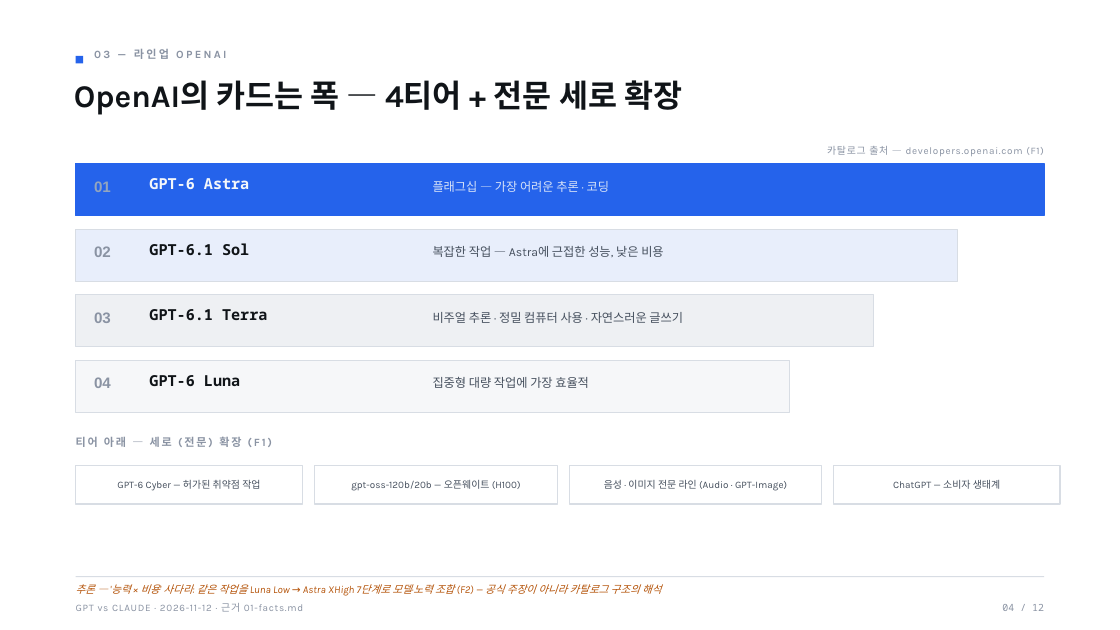
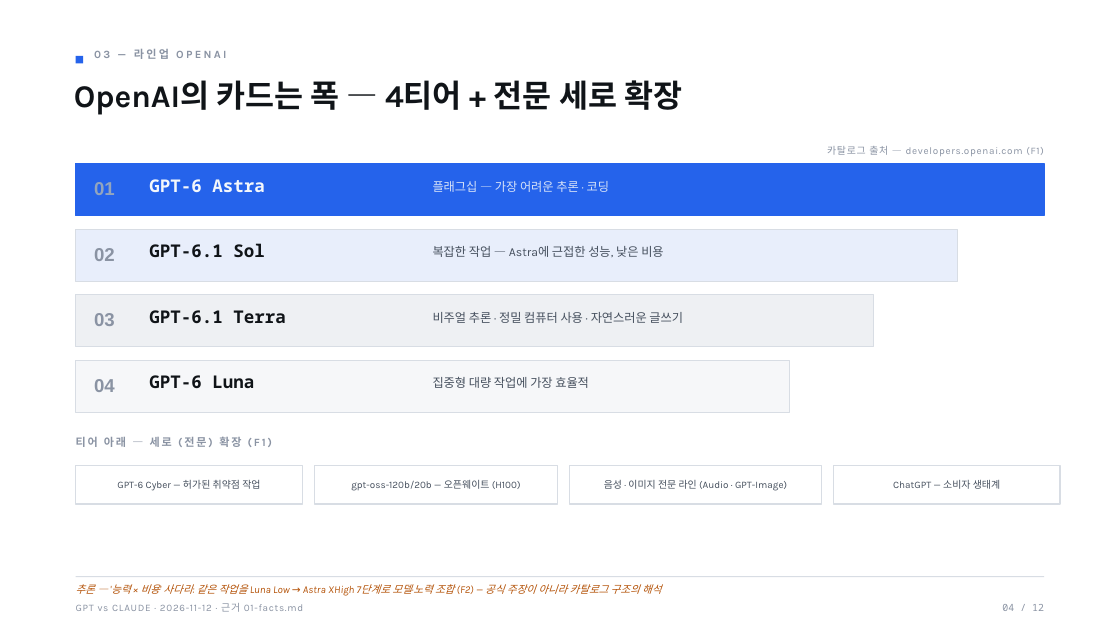
Before and after one commit to yjj3019/AI-Harness, a slide deck: slide 4 of docs/practice/ai-model-competition-2026-11-12/03-deck.pptx. Drawn at 1120x630 pixels with LibreOffice and Linux fonts; fonts in the diff are those of the drawing. Boxes give left, top, right and bottom in pixels: in the first picture for what was removed or moved away, otherwise in the second. Text is boxed around its words. In the diff, an @@ line names an element or a change of style, - is before the commit and + after.

Commit message:
docs(practice): deck v5 — design-system deep pass (dark act slide, modular type scale, gridlines, hero column)
External design research (MIT, ideas-only): slidevjs/themes seriph+bricks tokens (modular type scale, statement=60px, kicker rules), reveal.js black theme (dark act structure). Applied: S6 dark act (light/dark 3-act rhythm), S2 statement 32pt two-line, S4/S5/S9/S10/S11 type bumps, S7 Swiss gridlines at ticks, S8 Fable hero column, dark-only tokens (BLUE_L/AMBER_L/LTX). Verified: check_office 0, render8 12/12 (sourceSha256=file sha256 867e6930), 1 defect (S2 3-line wrap collision) fixed to 2-line structure, scorecard 95/100.

```diff
--- a/docs/practice/ai-model-competition-2026-11-12/03-deck.pptx
+++ b/docs/practice/ai-model-competition-2026-11-12/03-deck.pptx
@@ size 13 to 16 pt in 4 elements at [94, 182, 115, 195], [94, 248, 115, 261], [94, 313, 115, 326], [94, 379, 115, 392] @@
@@ size 13 to 15 pt in 4 elements at [149, 179, 264, 192], [149, 243, 264, 257], [149, 310, 285, 323], [149, 375, 254, 388] @@
```
Also in this commit, not shown: 9 other slides changed, 3 other files.
